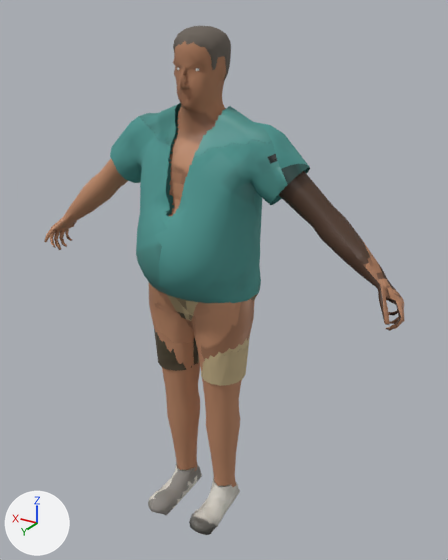
A saved change to the glTF model game/assets/characters/pedestrian_beach_m.glb.
Rendered twice from a camera (50 mm lens) standing at (-1.095, 1.667, 1.799) and looking at (-0.068, -0.044, 0.943). Lighting does not change. The marker at lower left points along +X, +Y and +Z. The picture after the commit comes second. Objects named as collision shapes, trigger or cutter boxes, shadow casters or lower levels of detail are left out. Vertices at exactly the same position are counted once.

The scene before the commit, as lines of its bpy script (objects in view):
```python
ob_lod0 = bpy.data.objects.new('lod0', me_lod0)
ob_lod0.location = (0.0, 0.0, 0.0)
```
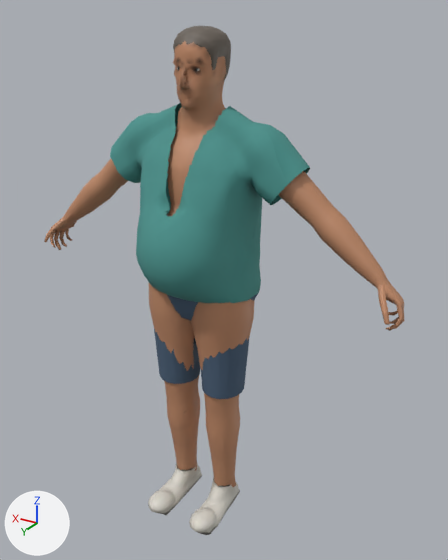
Changed parts and their boxes (x1, y1, x2, y2) in the pictures (448 x 560 px; the box of a moved part takes in the faces that stretch with it):
'lod0', surface changed, reshaped
    both: (44, 26, 404, 535)
part 1 of me_lod0, moved or reshaped
    before: (154, 58, 382, 463)
    after: (111, 50, 404, 484)
part 2 of me_lod0, surface changed
    both: (49, 32, 404, 535)

Diff of the bpy script that builds the scene:
```diff
--- a/game/assets/characters/pedestrian_beach_m.glb.py
+++ b/game/assets/characters/pedestrian_beach_m.glb.py
@@ mat_paint_bottom @@
 n2 = _N.new('ShaderNodeMix'); n2.name = 'Mix'
 n2.inputs[0].default_value = 1.0  # 'Factor'
-n2.inputs[7].default_value = (0.578, 0.456, 0.254, 1.0)  # 'B', beige #c8b48a
+n2.inputs[7].default_value = (0.0723, 0.122, 0.195, 1.0)  # 'B', dark blue #4c627a
 n3 = _N.new('ShaderNodeTexImage'); n3.name = 'Image Texture'
@@ me_lod0 @@
 # used by ob_lod0; location = (0.0, 0.0, 0.0)
-me_lod0.from_pydata(...)  # 3568 vertices, 5134 faces; spans x -0.71..0.71, y -0.19..0.24, z 0.0..1.76
+me_lod0.from_pydata(...)  # 3570 vertices, 5133 faces; spans x -0.71..0.71, y -0.19..0.24, z 0.0..1.76
+# me_lod0 part 1: 43 vertices moved from x -0.35..0.19, y -0.1..0.16, z 0.42..1.7 to x -0.35..0.19, y -0.1..0.17, z 0.41..1.7; 431 vertices removed from x -0.56..0.2, y -0.16..0.16, z 0.21..1.54; 431 vertices added at x -0.68..0.35, y -0.16..0.17, z 0.1..1.71
+# me_lod0 part 2: 3903 kept faces spanning x -0.71..0.71, y -0.19..0.24, z 0.0..1.76 get new texture (UV) coordinates
+# other edits to the shape of me_lod0 do not show in these pictures
 me_lod0.materials.append(mat_paint_skin)
```
